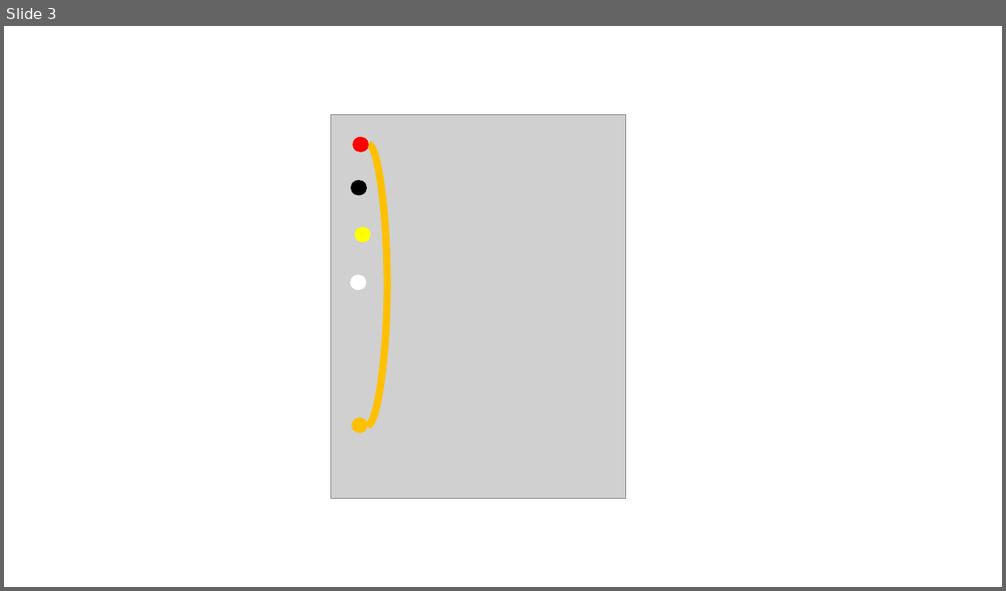
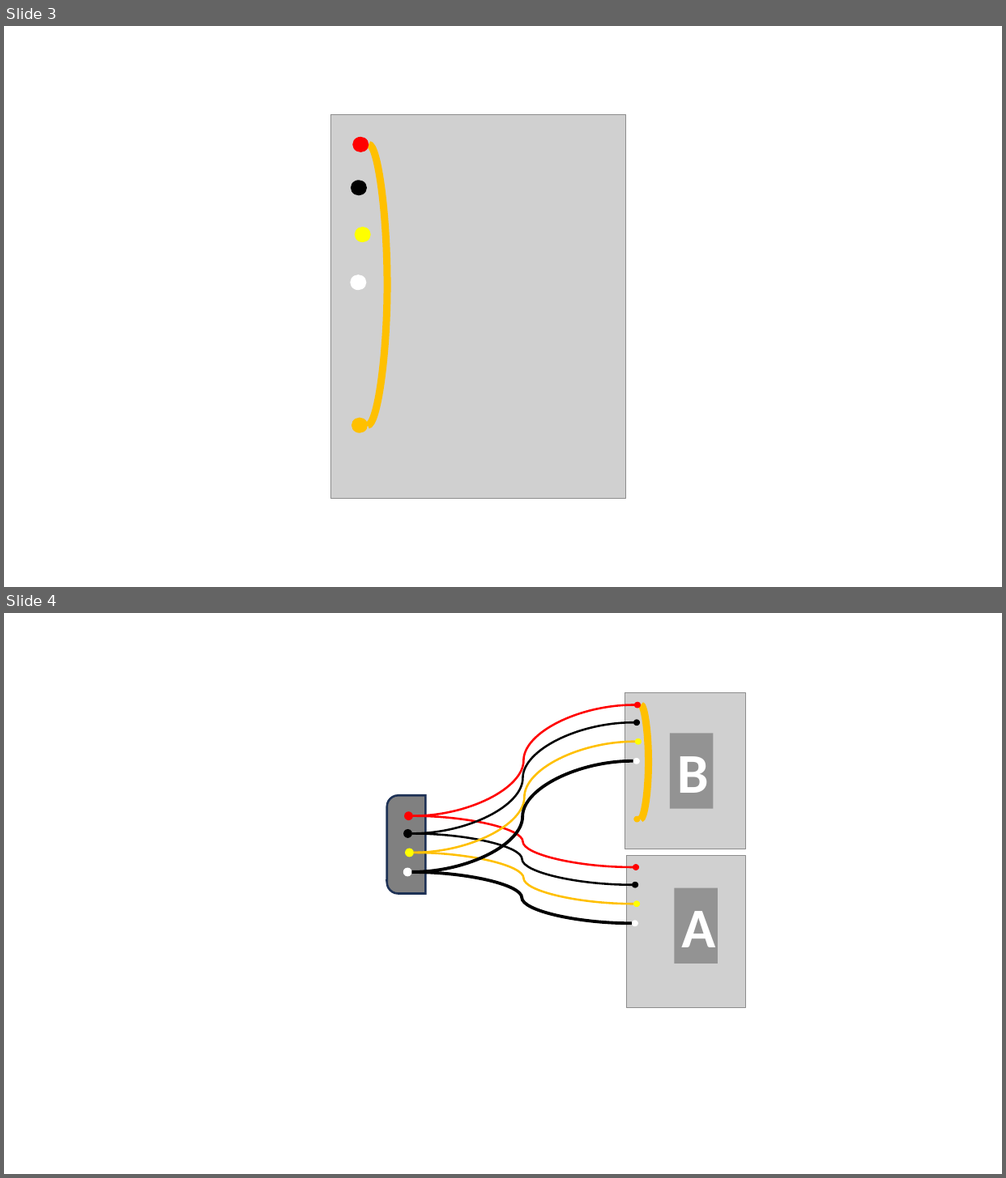
Before and after one commit to jay1han/V2-Documents, a slide deck: Wirings.pptx. Shown one above the other, each under a label of ours: slide 3 before the commit, slides 3 and 4 after it. The pictures are 1006x591 and 1006x1178 pixels, drawn with LibreOffice and Linux fonts; fonts in the diff are those of the drawing; grey boxes stand for pictures. Boxes give left, top, right and bottom in pixels: in the first picture for what was removed or moved away, otherwise in the second. Text is boxed around its words. In the diff, an @@ line names an element or a change of style, - is before the commit and + after.

```diff
--- a/Wirings.pptx
+++ b/Wirings.pptx
@@ slide 4 added at (x1=4, y1=613, x2=1002, y2=1174), background #FFFFFF @@
@@ curved line added from (413, 815) to (634, 705), #FF0000 2 pt @@
@@ picture added at (x1=625, y1=693, x2=746, y2=850) @@
@@ ellipse added at (x1=634, y1=702, x2=641, y2=708), fill #FF0000 @@
@@ curved line added from (641, 820) to (641, 705), #FFC000 7 pt @@
@@ curved line added from (412, 834) to (633, 722), #000000 2 pt @@
@@ ellipse added at (x1=633, y1=719, x2=641, y2=726), fill #000000 @@
@@ rectangle added at (x1=670, y1=734, x2=713, y2=809), fill #000000 at 29% opacity, 54 pt, text #FFFFFF, bold @@
+B
@@ curved line added from (414, 853) to (635, 742), #FFC000 2 pt @@
@@ ellipse added at (x1=633, y1=758, x2=641, y2=764), fill #FFFFFF @@
@@ ellipse added at (x1=635, y1=739, x2=641, y2=745), fill #FFFF00 @@
@@ curved line added from (412, 872) to (633, 761), #000000 3 pt @@
@@ curved line added from (413, 815) to (633, 867), #FF0000 2 pt @@
@@ ellipse added at (x1=633, y1=815, x2=641, y2=822), fill #FFC000 @@
@@ curved line added from (412, 834) to (632, 884), #000000 2 pt @@
@@ curved line added from (414, 853) to (633, 905), #FFC000 2 pt @@
@@ group added at (x1=387, y1=796, x2=426, y2=894): 4 ellipses, 1 round same rect @@
@@ curved line added from (412, 872) to (632, 924), #000000 3 pt @@
@@ picture added at (x1=626, y1=856, x2=745, y2=1007) @@
@@ ellipse added at (x1=633, y1=865, x2=640, y2=871), fill #FF0000 @@
@@ ellipse added at (x1=632, y1=882, x2=639, y2=888), fill #000000 @@
@@ ellipse added at (x1=633, y1=901, x2=641, y2=907), fill #FFFF00 @@
@@ rectangle added at (x1=674, y1=888, x2=718, y2=964), fill #000000 at 29% opacity, 54 pt, text #FFFFFF, bold @@
+A
@@ ellipse added at (x1=632, y1=921, x2=639, y2=926), fill #FFFFFF @@
```
Also in this commit, not shown: 1 slide removed, 1 other file.
